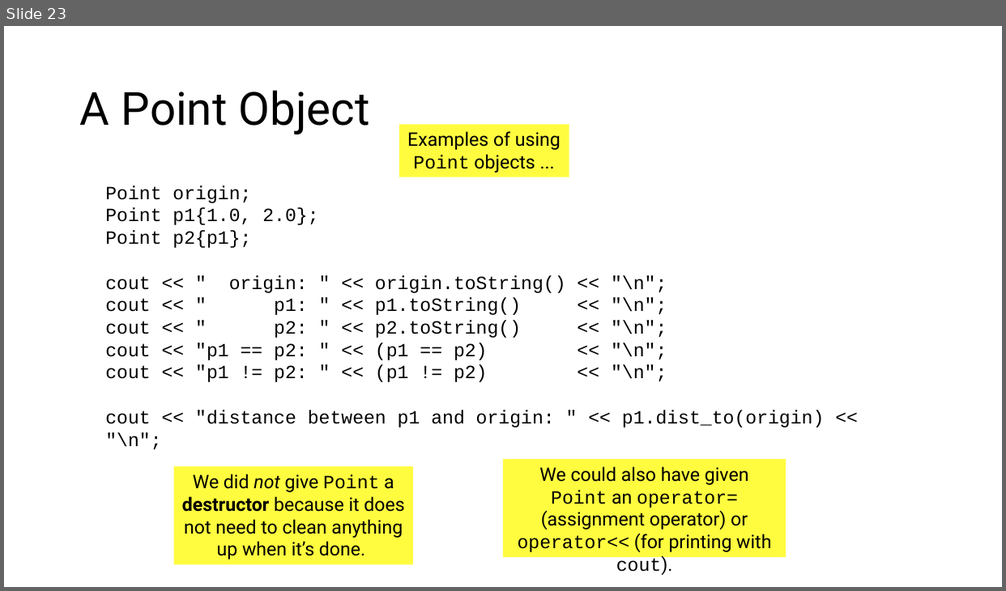
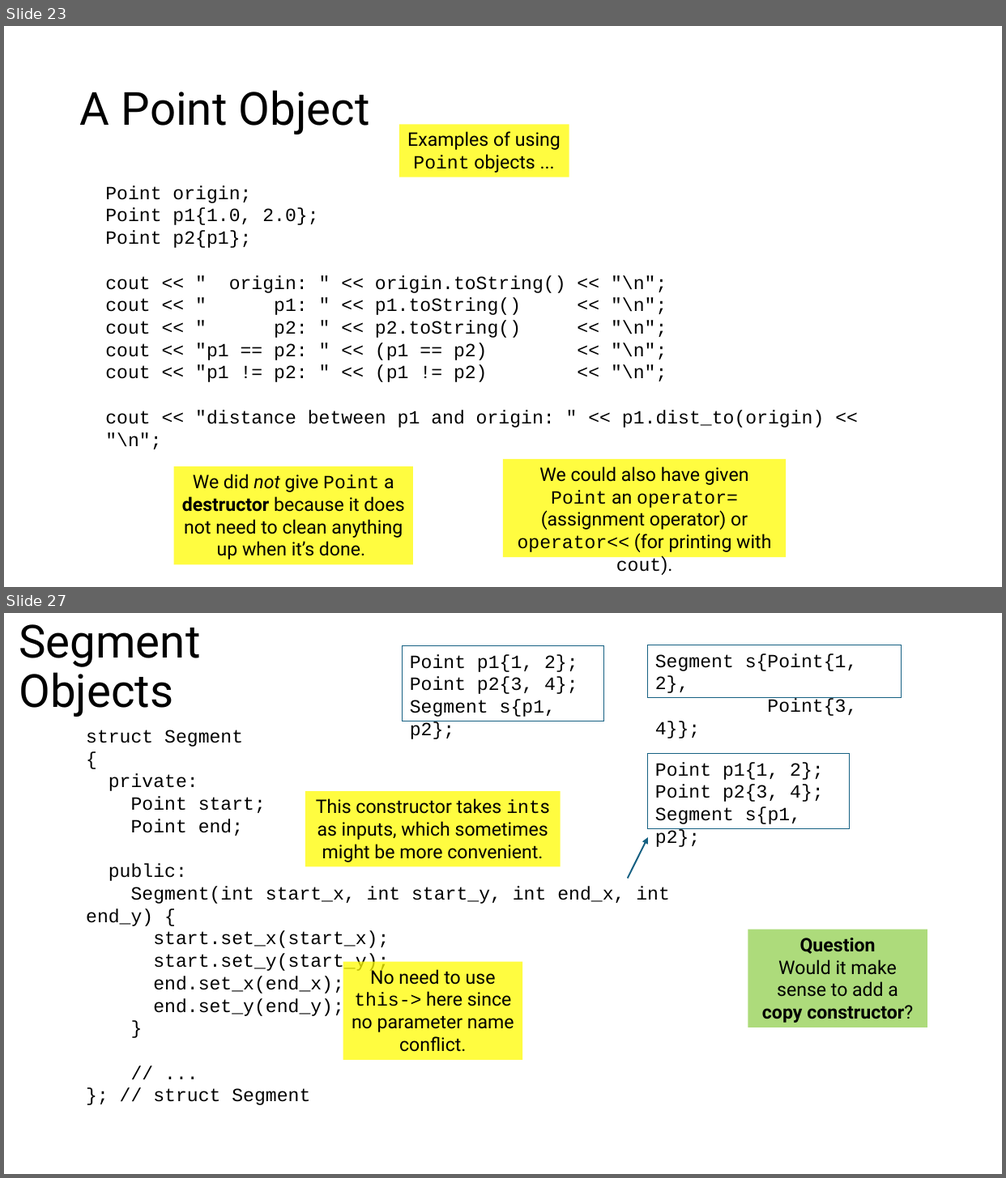
Before and after one commit to tjd1234/cmpt125spring2026, a slide deck: notes/week5/week5.pptx. Shown one above the other, each under a label of ours: slide 23 before the commit, slides 23 and 27 after it; the slides between them are not shown. The pictures are 1006x591 and 1006x1178 pixels, drawn with LibreOffice and Linux fonts; fonts in the diff are those of the drawing. Boxes give left, top, right and bottom in pixels: in the first picture for what was removed or moved away, otherwise in the second. Text is boxed around its words. In the diff, an @@ line names an element or a change of style, - is before the commit and + after.

```diff
--- a/notes/week5/week5.pptx
+++ b/notes/week5/week5.pptx
@@ slide 27 added at box(4, 613, 1002, 1174), background #FFFFFF @@
@@ title added at box(19, 624, 200, 717), 44 pt, text #000000 @@
+Segment Objects
@@ rectangle added at box(403, 646, 603, 722), outline #156082 0.75 pt, 18 pt, text #000000 @@
+Point p1{1, 2};
+Point p2{3, 4};
+Segment s{p1, p2};
@@ rectangle added at box(648, 645, 901, 698), outline #156082 0.75 pt, 18 pt, text #000000 @@
+Segment s{Point{1, 2},
+Point{3, 4}};
@@ text added at box(86, 730, 670, 1105), 18 pt, text #000000 @@
+struct Segment
+{
+private:
+Point start;
+Point end;
+public:
+Segment(int start_x, int start_y, int end_x, int end_y) {
+start.set_x(start_x);
+start.set_y(start_y);
+end.set_x(end_x);
+end.set_y(end_y);
+}
+// ...
+}; // struct Segment
@@ rectangle added at box(648, 754, 849, 829), outline #156082 0.75 pt, 18 pt, text #000000 @@
+Point p1{1, 2};
+Point p2{3, 4};
+Segment s{p1, p2};
@@ rectangle added at box(305, 791, 560, 867), fill #FFFC00 at 75% opacity, 18 pt, text #000000 @@
+This constructor takes ints as inputs, which sometimes might be more convenient.
@@ arrow added from (628, 879) to (648, 837), #156082 1.5 pt @@
@@ rectangle added at box(748, 930, 928, 1028), fill #92D050 at 75% opacity, 18 pt, text #000000, bold @@
+Question
+Would it make sense to add a copy constructor?
@@ rectangle added at box(343, 962, 522, 1060), fill #FFFC00 at 75% opacity, 18 pt, text #000000 @@
+No need to use this-> here since no parameter name conflict.
```
Also in this commit, not shown: 11 other slides added, 12 other files.
